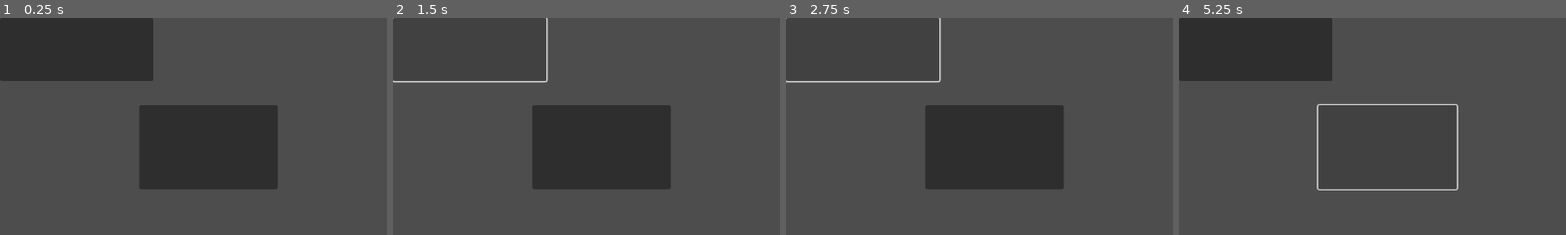
Above: before the commit, frames 1-4 (left to right).
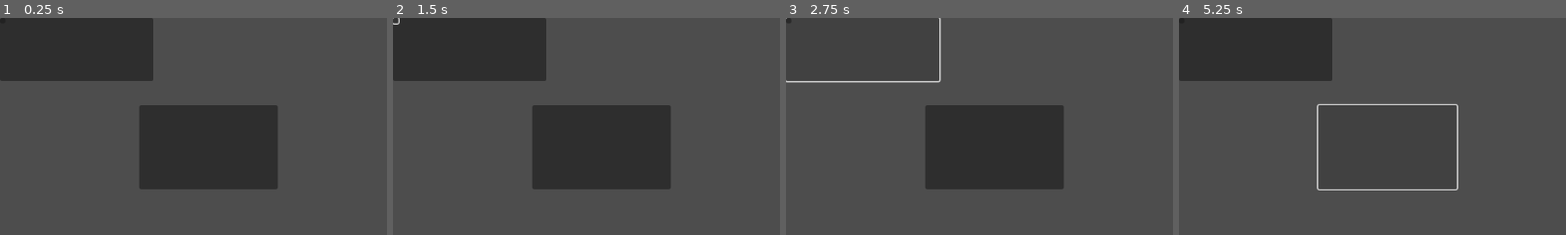
Above: after the commit, the same moments.

Repository: OnlyOne7946/lost-in-the-past
Game: Godot game, scene res://scenes/button.tscn
Two runs of this game, one before a commit and one after it. Both use one fixed random seed, a clock stepped at 60 frames per second and the inputs below. The project has no main scene, so this scene is started directly.
Inputs (mouse positions are % of the whole screen's width and height, from its top left):
- Up to frame 1 (0.25 s): no input
- Up to frame 2 (1.5 s): click (27, 30) at 0.5 s; click (0, 1) at 1.27 s
- Up to frame 3 (2.75 s): click (10, 7) at 2 s
- Up to frame 4 (5.25 s): click (27, 30) at 2.75 s; click (10, 7) at 3.5 s; click (0, 1) at 4.27 s; click (27, 30) at 5 s
The pictures show only the part of the screen within x 0-50%, y 0-50%; the shares and areas given below are measured in that part.

The runs differ from the first frame. In frame 2, 0.5% of the frame differs, in the area x 0-41%, y 0-30%; in frame 3, less than 0.1%; in frame 4, less than 0.1%.

Commit message:
test git_2

Diff:
--- a/scenes/button.tscn
+++ b/scenes/button.tscn
@@ -11,3 +11,7 @@
 [node name="Button2" type="Button" parent="."]
 offset_right = 228.0
 offset_bottom = 94.0
+
+[node name="Button3" type="Button" parent="."]
+offset_right = 8.0
+offset_bottom = 8.0
